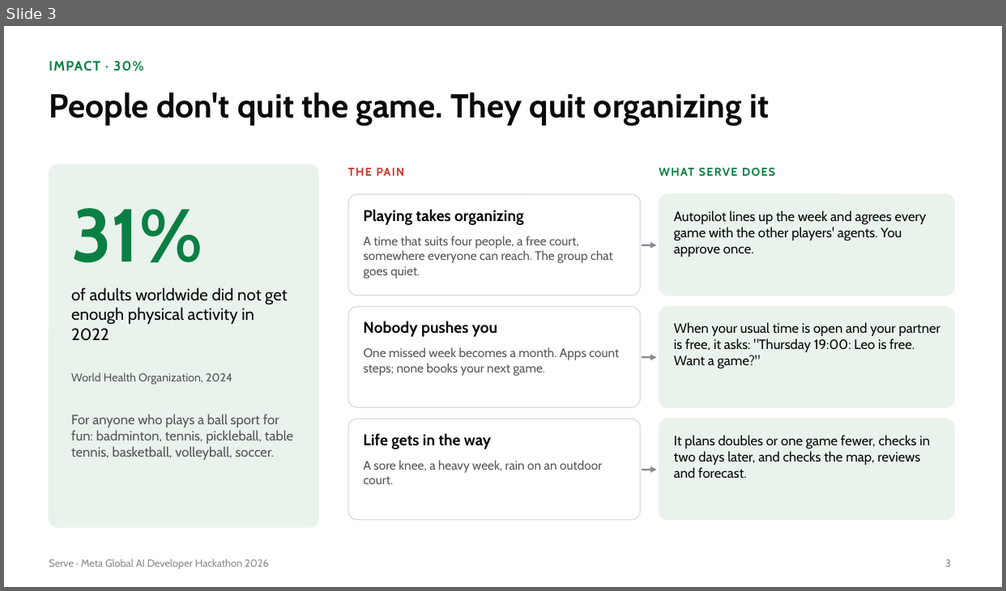
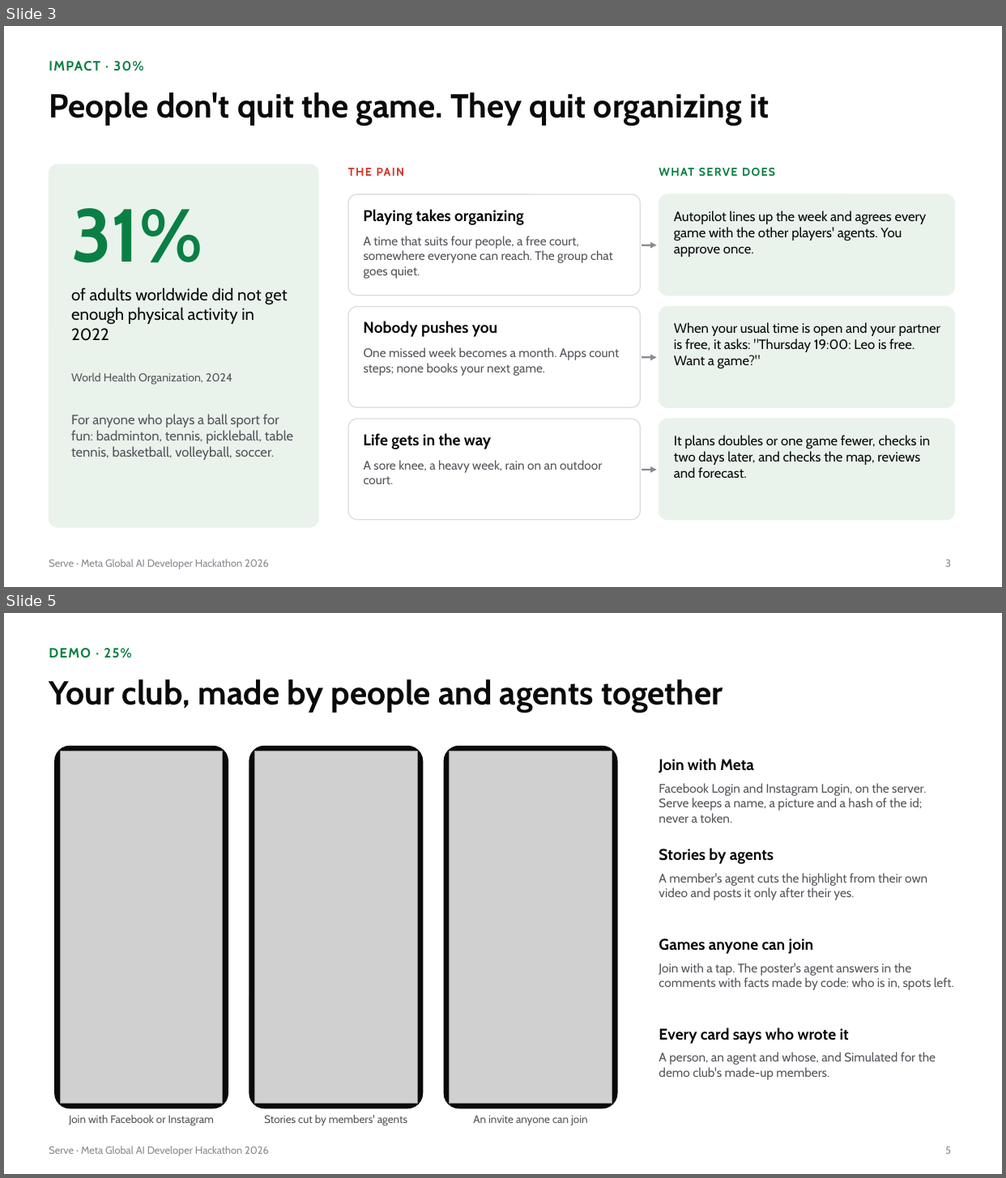
Before and after one commit to gino6178/serve-meta-hackathon, a slide deck: video/deck/Serve_Meta_deck.pptx. Shown one above the other, each under a label of ours: slide 3 before the commit, slides 3 and 5 after it; the slides between them are not shown. The pictures are 1006x591 and 1006x1178 pixels, drawn with LibreOffice and Linux fonts; fonts in the diff are those of the drawing; grey boxes stand for pictures. Boxes give left, top, right and bottom in pixels: in the first picture for what was removed or moved away, otherwise in the second. Text is boxed around its words. In the diff, an @@ line names an element or a change of style, - is before the commit and + after.

```diff
--- a/video/deck/Serve_Meta_deck.pptx
+++ b/video/deck/Serve_Meta_deck.pptx
@@ slide 5 added at (4, 613, 1002, 1174), background #FFFFFF; not listed: 1 template element that a slide beside it also shows @@
@@ text added at (49, 648, 131, 658), 13 pt, text #0A7F44, bold @@
+DEMO · 25%
@@ title added at (49, 679, 723, 713), 32 pt, text #0A0A0B, bold @@
+Your club, made by people and agents together
@@ rounded rectangle added at (55, 747, 228, 1109), fill #0A0A0B, outline #0A0A0B 1 pt @@
@@ picture added at (60, 752, 223, 1103) @@
@@ rounded rectangle added at (249, 747, 423, 1109), fill #0A0A0B, outline #0A0A0B 1 pt @@
@@ picture added at (255, 752, 417, 1103) @@
@@ rounded rectangle added at (444, 747, 617, 1109), fill #0A0A0B, outline #0A0A0B 1 pt @@
@@ picture added at (450, 752, 612, 1103) @@
@@ text added at (658, 758, 754, 773), 15 pt, text #0A0A0B, bold @@
+Join with Meta
@@ text added at (658, 783, 926, 823), 12 pt, text #55555C @@
+Facebook Login and Instagram Login, on the server. Serve keeps a name, a picture and a hash of the id; never a token.
@@ text added at (658, 848, 774, 864), 15 pt, text #0A0A0B, bold @@
+Stories by agents
@@ text added at (658, 873, 927, 901), 12 pt, text #55555C @@
+A member's agent cuts the highlight from their own video and posts it only after their yes.
@@ text added at (658, 939, 814, 954), 15 pt, text #0A0A0B, bold @@
+Games anyone can join
@@ text added at (658, 963, 954, 990), 12 pt, text #55555C @@
+Join with a tap. The poster's agent answers in the comments with facts made by code: who is in, spots left.
@@ text added at (658, 1028, 849, 1044), 15 pt, text #0A0A0B, bold @@
+Every card says who wrote it
@@ text added at (658, 1052, 936, 1080), 12 pt, text #55555C @@
+A person, an agent and whose, and Simulated for the demo club's made-up members.
@@ text added at (69, 1115, 214, 1127), 10.5 pt, text #55555C @@
+Join with Facebook or Instagram
@@ text added at (264, 1115, 407, 1127), 10.5 pt, text #55555C @@
+Stories cut by members' agents
@@ text added at (473, 1115, 588, 1127), 10.5 pt, text #55555C @@
+An invite anyone can join
@@ page number added at (945, 1147, 951, 1154), 10 pt, text #8A8A92 @@
+5
```
Also in this commit, not shown: 4 slides changed, 5 other slides added, 2 slides removed, 17 other files.
